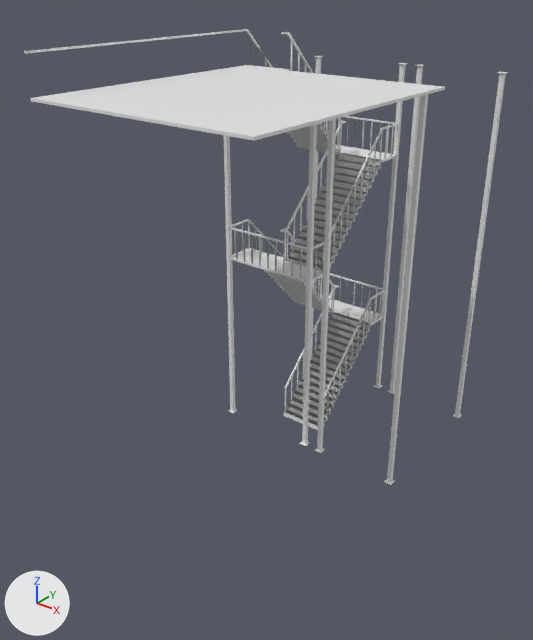
A saved change to the Blender file water slide.blend.
The view is the same before and after, from a camera (50 mm lens) standing at (15.9, -25.2, 15.4) and looking at (0.7, -6.2, 3.6). The axes (+X, +Y, +Z) are drawn at lower left. The lights are the same throughout.

Before the edit, the objects in view are built like this:
```python
me_cube_001 = bpy.data.meshes.new('Cube.001')
me_cube_001.from_pydata(...)  # 3490 vertices, 2882 faces; spans x -10.5..4.0, y -5.2..3.2, z -8.5..7.6
ob_cube_001 = bpy.data.objects.new('Cube.001', me_cube_001)
ob_cube_001.location = (0.0, -1.78, 5.54)
ob_cube_001.rotation_euler = (0.0, 0.0, 7.854)  # degrees (0, 0, 90)
```
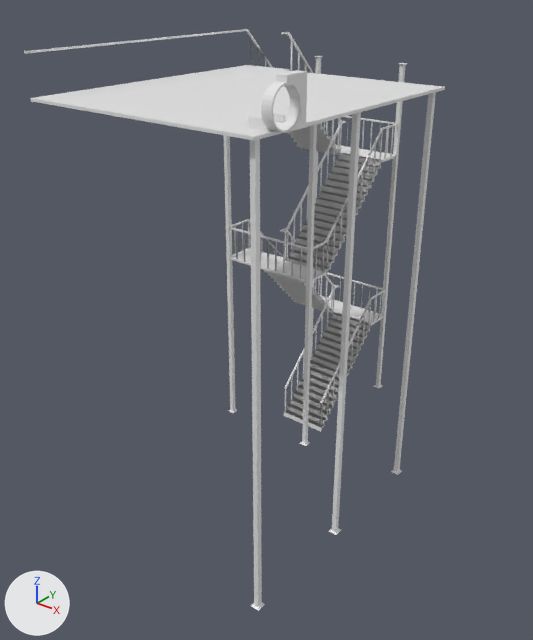
Commit message: just modeling the entrance of the slide

Patch to the scene script:
```diff
--- a/water slide.blend.py
+++ b/water slide.blend.py
@@ me_cube_001 @@
 # used by ob_cube_001; location = (0.0, -1.78, 5.54); rotation_euler = (0.0, 0.0, 7.854), in degrees (0, 0, 90)
-me_cube_001.from_pydata(...)  # 3490 vertices, 2882 faces; spans x -10.5..4.0, y -5.2..3.2, z -8.5..7.6
+me_cube_001.from_pydata(...)  # 3859 vertices, 3258 faces; spans x -10.5..4.0, y -5.4..3.2, z -8.5..7.6
+# me_cube_001 part 1: the loose piece of 20 vertices spanning x -2.3..-1.9, y -5.2..-4.9, z -8.5..6.2 is moved by (0.7, 0.1, 0.0)
+# me_cube_001 part 2: the loose piece of 20 vertices spanning x 3.7..4.0, y -5.2..-4.9, z -8.5..6.2 is moved by (-9.7, 0.1, 0.0)
+# me_cube_001 part 3: the loose piece of 20 vertices spanning x -2.3..-1.9, y -5.2..-4.9, z -8.5..6.2 is copied, and the copy is moved by (-8.0, 0.1, 0.0); it spans x -10.3..-10.0, y -5.1..-4.8, z -8.5..6.2
+# me_cube_001 part 4: a new loose piece of 361 vertices spanning x -10.1..-8.8, y -5.4..-4.5, z 6.2..7.5
+# me_cube_001 part 5: the loose piece of 16 vertices spanning x 3.7..4.0, y -1.9..-1.6, z -8.5..6.2 is deleted
+# me_cube_001 part 6: the loose piece of 16 vertices spanning x -2.3..-1.9, y -1.9..-1.6, z -8.5..6.2 is deleted
+# me_cube_001 part 7
+# 8 faces are deleted
+# 6 new vertices lie (-4.7, 0.0, 0.0) away from vertices in x -1.1, y -5.2..3.1, z 6.2..6.3
+# 6 new vertices lie (0.0, -3.2, 0.0) away from vertices in x -10.5..-1.1, y 1.1, z 6.2..6.3
+# 8 new vertices lie (2.3, 0.0, 0.0) away from vertices in x -10.5, y -5.2..3.1, z 6.2..6.3
+# 28 new faces join them
```

What differs and where, as boxes [x1, y1, x2, y2] in the pictures (533 x 640 px; the box of a moved part takes in the faces that stretch with it):
'Cube.001', reshaped (13% narrower, 28% taller): before [24, 29, 508, 485]; after [24, 29, 445, 611]
part 1 of me_cube_001, moved or reshaped: before [384, 94, 428, 485]; after [391, 92, 436, 475]
part 2 of me_cube_001, moved or reshaped: before [453, 72, 508, 418]; after [329, 112, 361, 535]
part 3 of me_cube_001, added: after [250, 139, 265, 611]
part 4 of me_cube_001, added: after [249, 70, 307, 133]
part 5 of me_cube_001, deleted: before [387, 65, 425, 394]
part 6 of me_cube_001, deleted: before [315, 119, 336, 453]
part 7 of me_cube_001, built on: [33, 66, 445, 141] in both
